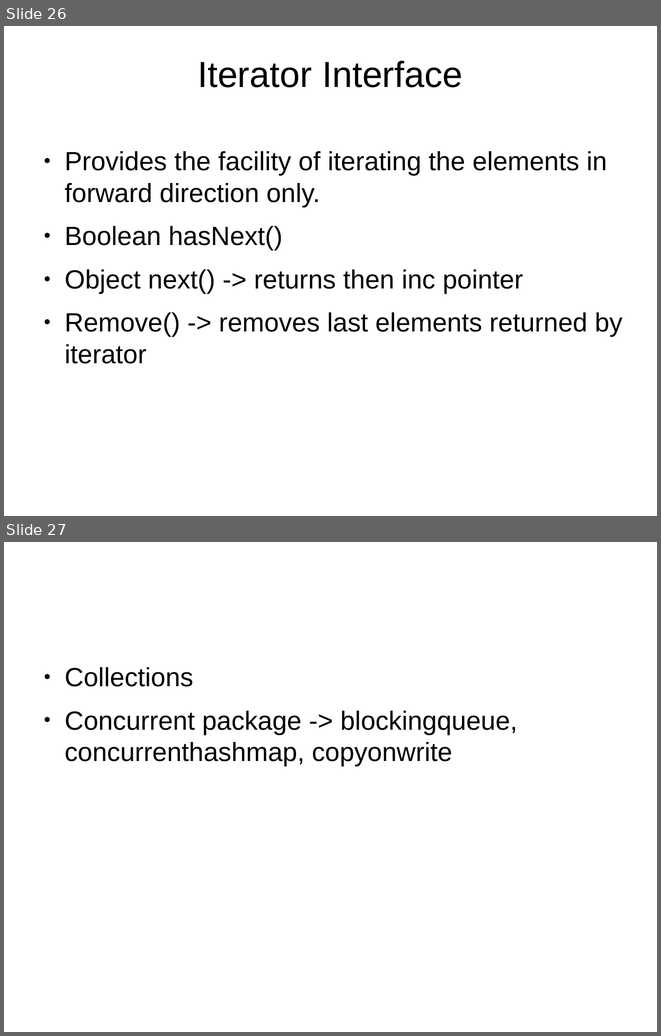
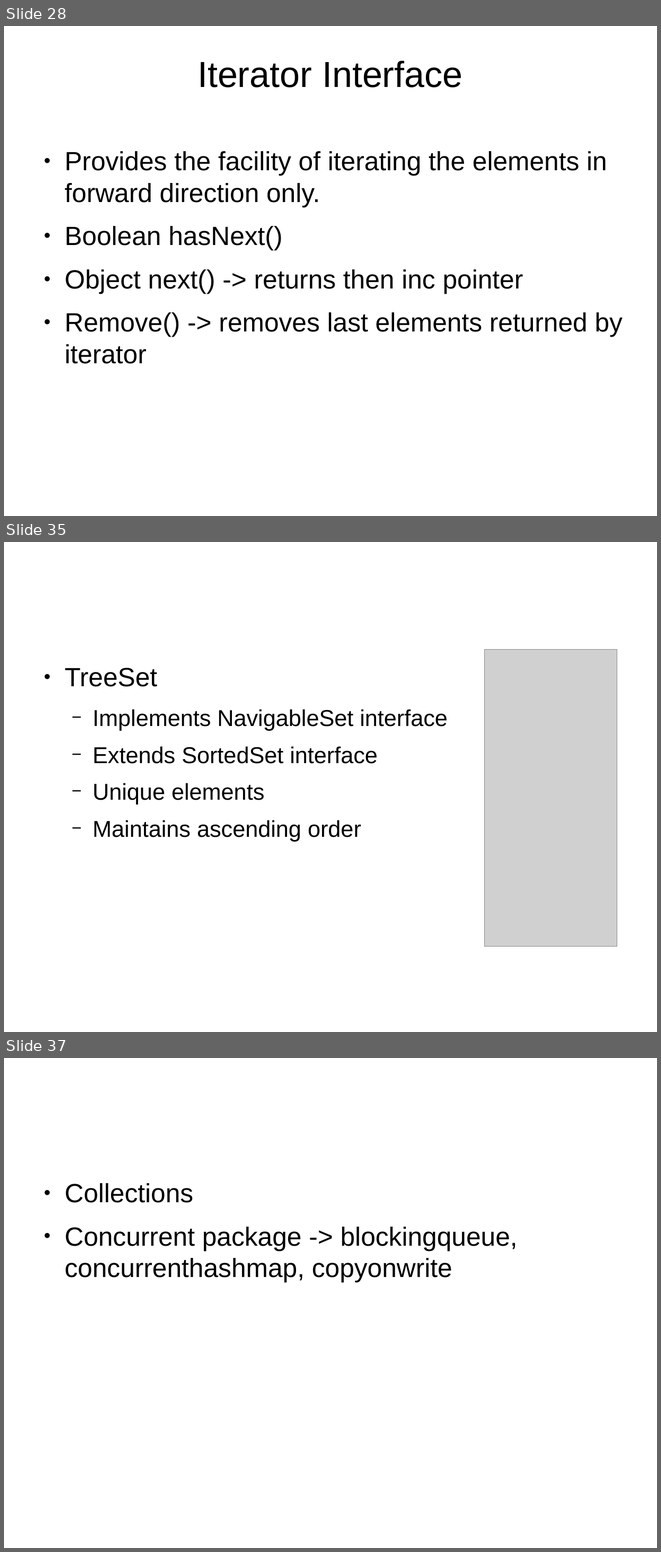
Before and after one commit to shikha-desai/Internship_PreWork, a slide deck: Java/Java_Notes.odp. Shown one above the other, each under a label of ours: slides 26 and 27 before the commit, slides 28, 35 and 37 after it; the slides between them are not shown. The pictures are 661x1036 and 661x1552 pixels, drawn with LibreOffice and Linux fonts; fonts in the diff are those of the drawing; grey boxes stand for pictures; background and template pictures are left out. Boxes give left, top, right and bottom in pixels: in the first picture for what was removed or moved away, otherwise in the second. Text is boxed around its words. In the diff, an @@ line names an element or a change of style, - is before the commit and + after.

```diff
--- a/Java/Java_Notes.odp
+++ b/Java/Java_Notes.odp
@@ slide 35 added at <box>4,542,657,1032</box>, background picture (left out) @@
@@ picture added at <box>485,649,617,946</box> @@
@@ text added at <box>64,668,448,841</box>, 27.9 pt, text #000000 @@
+● TreeSet
+  − Implements NavigableSet interface
+  − Extends SortedSet interface
+  − Unique elements
+  − Maintains ascending order
@@ what was slide 26 is now slide 28 @@
@@ what was slide 27 is now slide 37 @@
```
Also in this commit, not shown: 1 slide changed, 9 other slides added, 2 other files.
